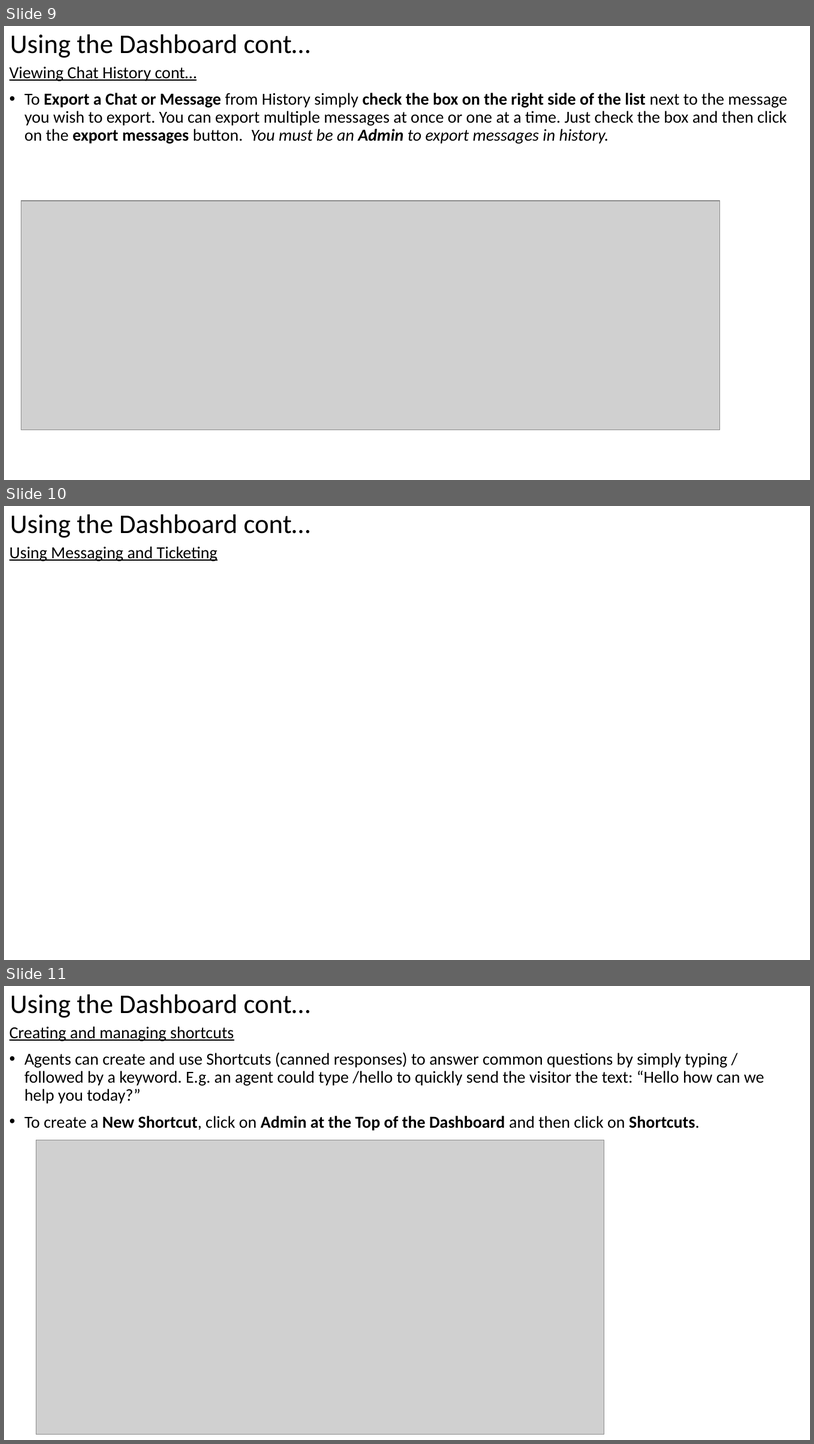
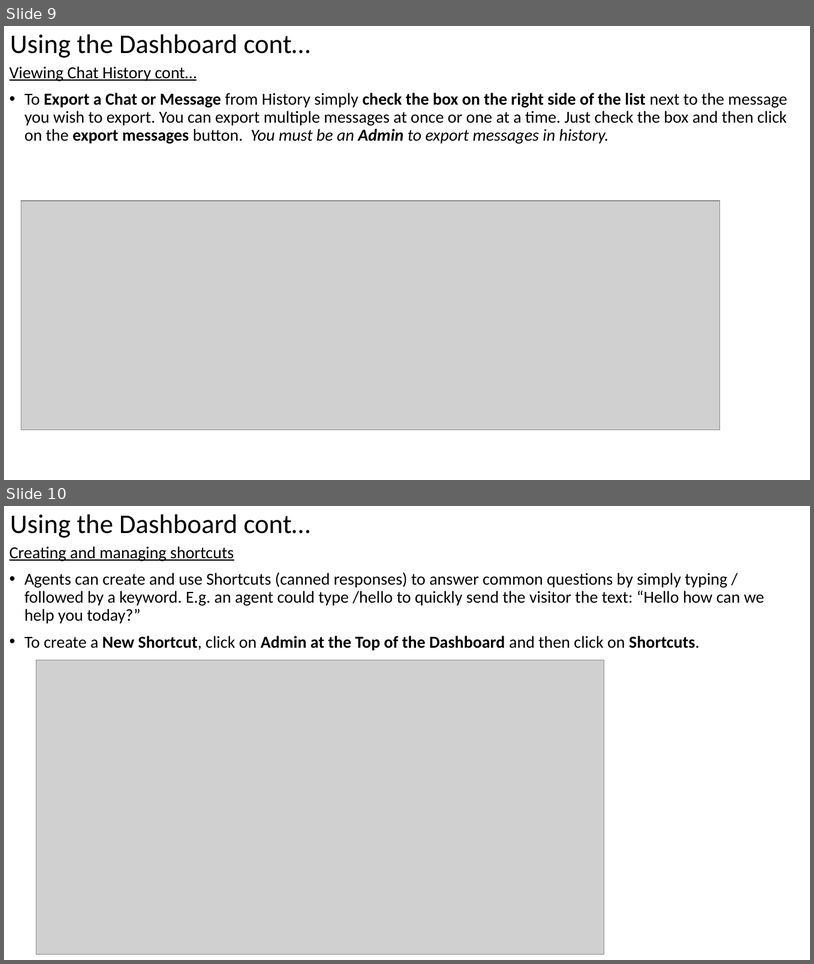
Before and after one commit to peterchege/platform, a slide deck: Tawt to documentation report.pptx. Shown one above the other, each under a label of ours: slides 9, 10 and 11 before the commit, slides 9 and 10 after it. The pictures are 814x1444 and 814x964 pixels, drawn with LibreOffice and Linux fonts; fonts in the diff are those of the drawing; grey boxes stand for pictures. Boxes give left, top, right and bottom in pixels: in the first picture for what was removed or moved away, otherwise in the second. Text is boxed around its words. In the diff, an @@ line names an element or a change of style, - is before the commit and + after.

Commit message:
changes to ppt

```diff
--- a/Tawt to documentation report.pptx
+++ b/Tawt to documentation report.pptx
@@ slide 10 removed at <box>4,506,810,960</box>, background #FFFFFF @@
@@ text removed at <box>10,514,311,538</box> @@
-Using the Dashboard cont…
@@ text removed at <box>9,546,218,561</box> @@
-Using Messaging and Ticketing
@@ what was slide 11 is now slide 10 @@
```
